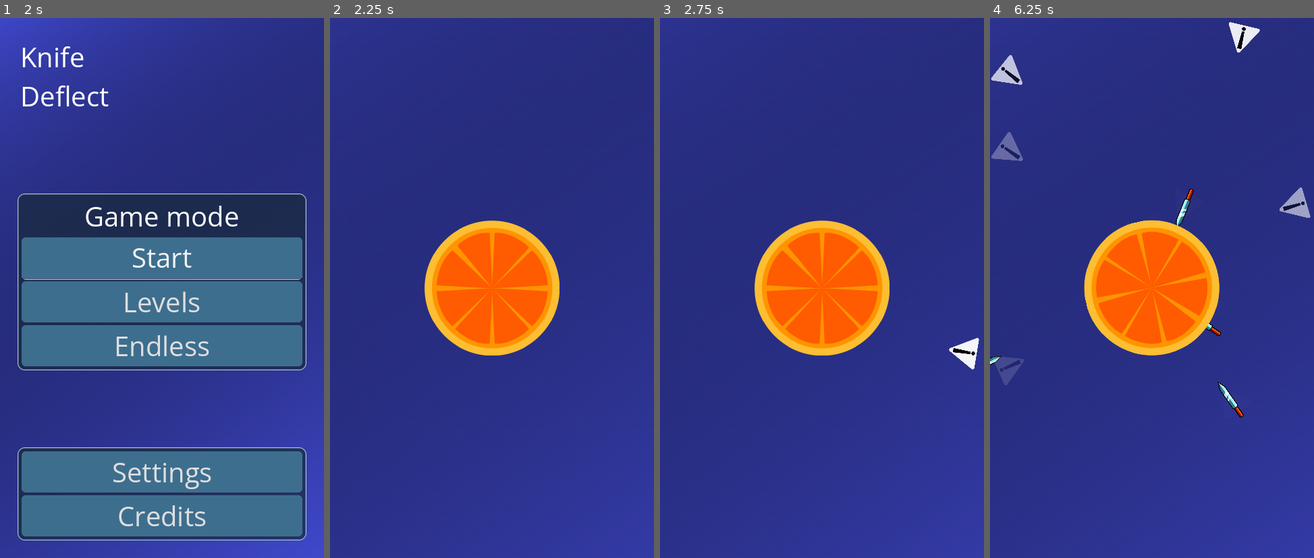
Above: before the commit, frames 1-4 (left to right).
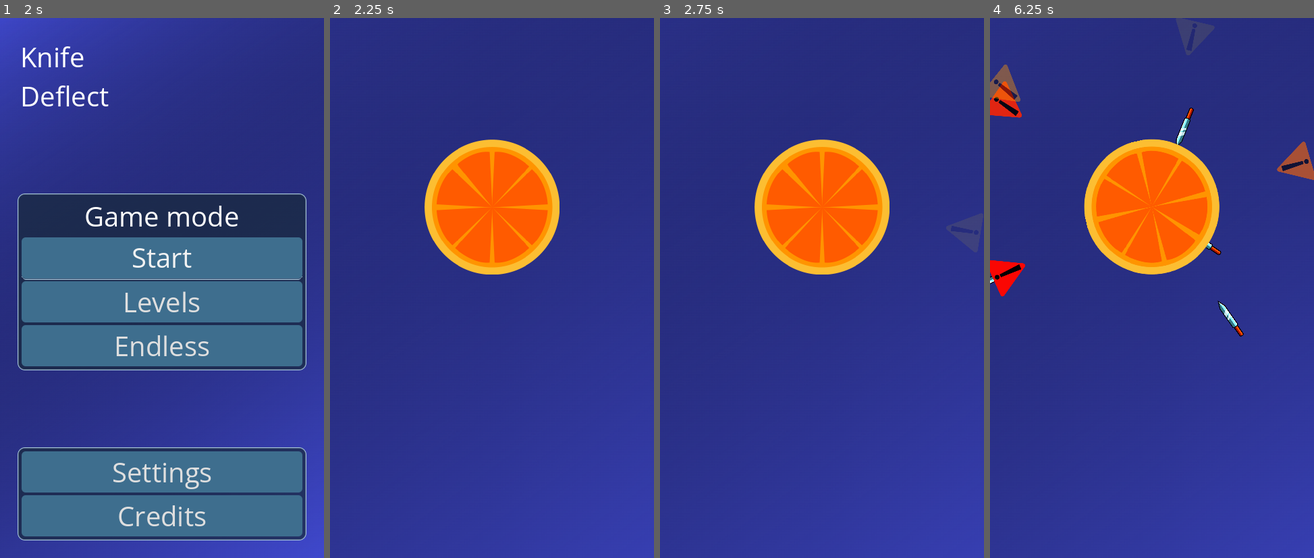
Above: after the commit, the same moments.

Repository: DimonNeAdekvat/Knife-Deflect
Game: Godot game, scene res://UI/main_menu.tscn
Two runs of this game, one before a commit and one after it. Both use one fixed random seed, a clock stepped at 60 frames per second and the inputs below.
Inputs (mouse positions are in pixels of both pictures, inside the frame that each line leads up to):
- Up to frame 1 (2 s): click "Start" at 0.5 s; click "Start" at 1.25 s
- Up to frame 2 (2.25 s): click "Endless" at 2 s
- Up to frame 3 (2.75 s): no input
- Up to frame 4 (6.25 s): move the mouse to (1223, 261) at 2.77 s; press the mouse at (1223, 261) at 2.78 s; hold Right (spin_right) 2.78-3.53 s; move the mouse to (1087, 315) at 3.52 s; release the mouse at (1087, 315) at 3.53 s; hold A (spin_left) 3.53-4.28 s; click (1087, 315) at 3.6 s; move the mouse to (1184, 169) at 4.27 s; press the mouse at (1184, 169) at 4.28 s; hold Right (spin_right) 4.28-5.78 s; move the mouse to (1135, 396) at 5.02 s; release the mouse at (1135, 396) at 5.03 s; click (1135, 396) at 5.1 s; move the mouse to (1249, 369) at 5.77 s; press the mouse at (1249, 369) at 5.78 s; hold A (spin_left) from 5.78 s (still down)

Frame 1 is identical in both runs. In frame 2, 13% of the frame differs, in the area x 29-71%, y 22-63%; in frame 3, 13%; in frame 4, 17%, in the area x 0-100%, y 0-74%.

Commit message:
now properly works

Diff:
--- a/Prefabs/warning.tscn
+++ b/Prefabs/warning.tscn
@@ -5,6 +5,9 @@
 
 [node name="Warning" type="Sprite2D"]
 z_index = 10
-scale = Vector2(0.2, 0.2)
+scale = Vector2(0.25, 0.25)
 texture = ExtResource("1_nu04h")
+offset = Vector2(0, -128)
 script = ExtResource("2_yw8uf")
+show_rad = 340.0
+color_s = Color(1, 1, 0, 1)
--- a/Scenes/main_scene.tscn
+++ b/Scenes/main_scene.tscn
@@ -15,5 +15,6 @@
 angular_damp = 40.0
 
 [node name="Camera2D" type="Camera2D" parent="."]
+position = Vector2(0, 120)
 
 [node name="KnifeSpawner" parent="." instance=ExtResource("4_x6dgc")]
--- a/Scripts/KnifeSpawner.gd
+++ b/Scripts/KnifeSpawner.gd
@@ -19,15 +19,12 @@
 	spawn_on_circle()
 
 func spawn_on_circle():
-	var rand: float = randf_range(0, 2*PI)
+	var rand: float = randf()*2*PI
 	var dir: Vector2 = Vector2(cos(rand), sin(rand))
-	var knife : Node2D = knife_scene.instantiate()
-	knife.position = dir * distance
-	var warning : Sprite2D = warning_scene.instantiate()
-	get_parent().add_child(warning)
-	knife.child = warning
-	warning.position = Vector2.ZERO
-	knife.look_at(global_position)
-	knife.rotation_degrees += 90
-	warning.SetParent(knife)
-	get_parent().add_child(knife)
+	var attack : Node2D = knife_scene.instantiate()
+	var warning : Node2D = warning_scene.instantiate()
+	attack.position = dir * distance
+	attack.rotation = rand - PI * 0.5
+	add_child(attack)
+	warning.max_dist = distance
+	attack.add_child(warning)
--- a/Scripts/Warning.gd
+++ b/Scripts/Warning.gd
@@ -1,30 +1,50 @@
 extends Sprite2D
 
-@export var displace : float = 32
+@export var show_rad : float = 280.0
+@export var color_s : Color = Color.GREEN
+@export var color_e : Color = Color.RED
 
-@onready var transparency : float = 0.5
-@onready var distance : float
-@onready var max_distance: float = 0
-@onready var screen_size: Vector2 = DisplayServer.window_get_size()
-@onready var parent : Sprite2D
+var max_dist : float = 400
 
-# Called when the node enters the scene tree for the first time.
+var transparency : float = 0.5
+var d_rect : Rect2 = Rect2()
+var dist_to_s : float = 0.0
+
 func _ready():
-	self.self_modulate.a = transparency
+	top_level = true
+	d_rect = get_viewport_rect()
+	d_rect.position = get_viewport_transform().inverse() * d_rect.position
+	var shrink = Vector2(texture.get_size().y,texture.get_size().y)
+	global_position = intersect(get_parent().rotation)
+	global_rotation = get_parent().global_rotation
+	dist_to_s = global_position.length_squared()
+	self.modulate.a = 0.0
+	pass
 
-func SetDistance():
-	distance = (parent.global_position - global_position).length()
-	position.x = sign(parent.global_position.x) * min((screen_size.x / 2 - displace), abs(parent.global_position.x))
-	position.y = sign(parent.global_position.y) * min((screen_size.y / 2 - displace), abs(parent.global_position.y))
-	transparency = 1 - min((max_distance - distance)/max_distance, 254.0/255.0)
-	self.self_modulate.a = transparency
-	if(max_distance == 0):
-		max_distance = distance
+func _process(_delta):
+	var dist_to_p : float = get_parent().position.length_squared()
+	var to_visible : float = (dist_to_p - dist_to_s) / (max_dist * max_dist - dist_to_s)
+	var opacity : float = min(1.0,1.0 - max(0.0,to_visible))
+	if to_visible < 0.0 :
+		opacity = 0.0
+		hide()
+		queue_free()
+	var color_f : Color = lerp(color_s,color_e,opacity)
+	self.modulate = color_f
+	self.modulate.a = opacity
 
-func SetParent(p : Sprite2D):
-	parent = p
-	position.x = sign(parent.global_position.x) * min((screen_size.x / 2 - displace), abs(parent.global_position.x))
-	position.y = sign(parent.global_position.y) * min((screen_size.y / 2 - displace), abs(parent.global_position.y))
-	rotation = parent.rotation
-	distance = (parent.global_position - global_position).length()
-	self.self_modulate.a = transparency
+func intersect(angle : float) -> Vector2 :
+	var dir = Vector2.DOWN.rotated(angle) * show_rad
+	var r_pos = d_rect.position
+	var r_end = d_rect.end
+
+	if dir.y < r_pos.y :
+		dir *= r_pos.y / dir.y
+	if dir.y > r_end.y :
+		dir *= r_end.y / dir.y
+	if dir.x < r_pos.x :
+		dir *= r_pos.x / dir.x
+	if dir.x > r_end.x :
+		dir *= r_end.x / dir.x
+
+	return dir
--- a/Scripts/knife.gd
+++ b/Scripts/knife.gd
@@ -3,7 +3,6 @@
 @export var speed : float = 150.0
 
 var velocity : Vector2 = Vector2()
-var child = null
 
 func _ready():
 	velocity = Vector2.UP.rotated(self.rotation) * speed
@@ -11,11 +10,6 @@
 
 func _process(delta):
 	position += velocity * delta
-	if(child != null):
-		child.SetDistance()
-		if(global_position.length() < child.global_position.length()):
-			child.queue_free()
-
 
 func _on_damagebox_entered(area):
 	if area is HitboxComponent :
--- a/project.godot
+++ b/project.godot
@@ -42,7 +42,7 @@
 }
 on_click={
 "deadzone": 0.5,
-"events": [Object(InputEventMouseButton,"resource_local_to_s …(209 unchanged characters)… (98, 62),"factor":1.0,"button_index":1,"pressed":true,"double_click":false,"script":null)
+"events": [Object(InputEventMouseButton,"resource_local_to_s …(209 unchanged characters)… (98, 62),"factor":1.0,"button_index":1,"canceled":false,"pressed":true,"double_click":false,"script":null)
 ]
 }
 
